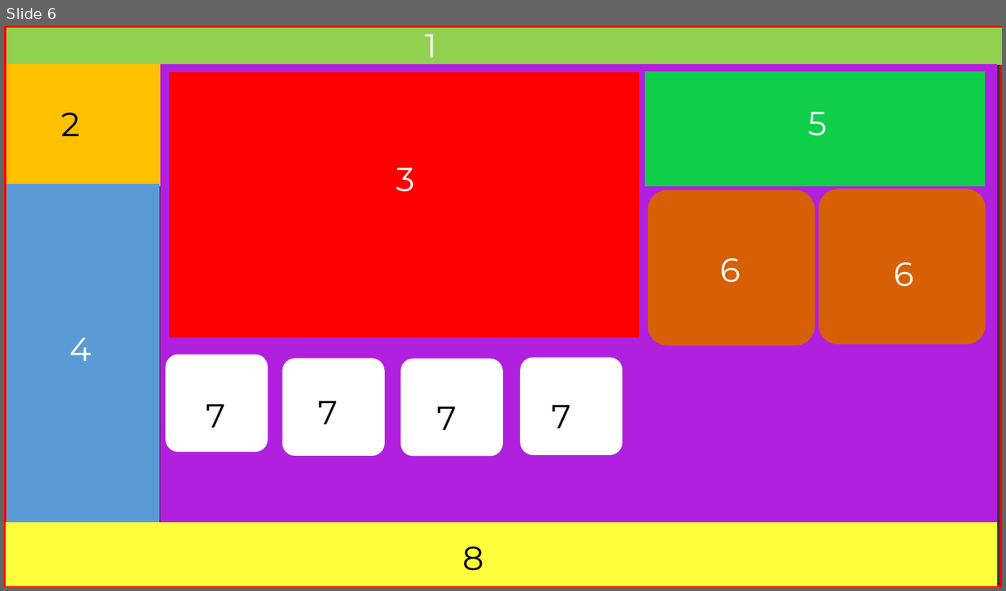
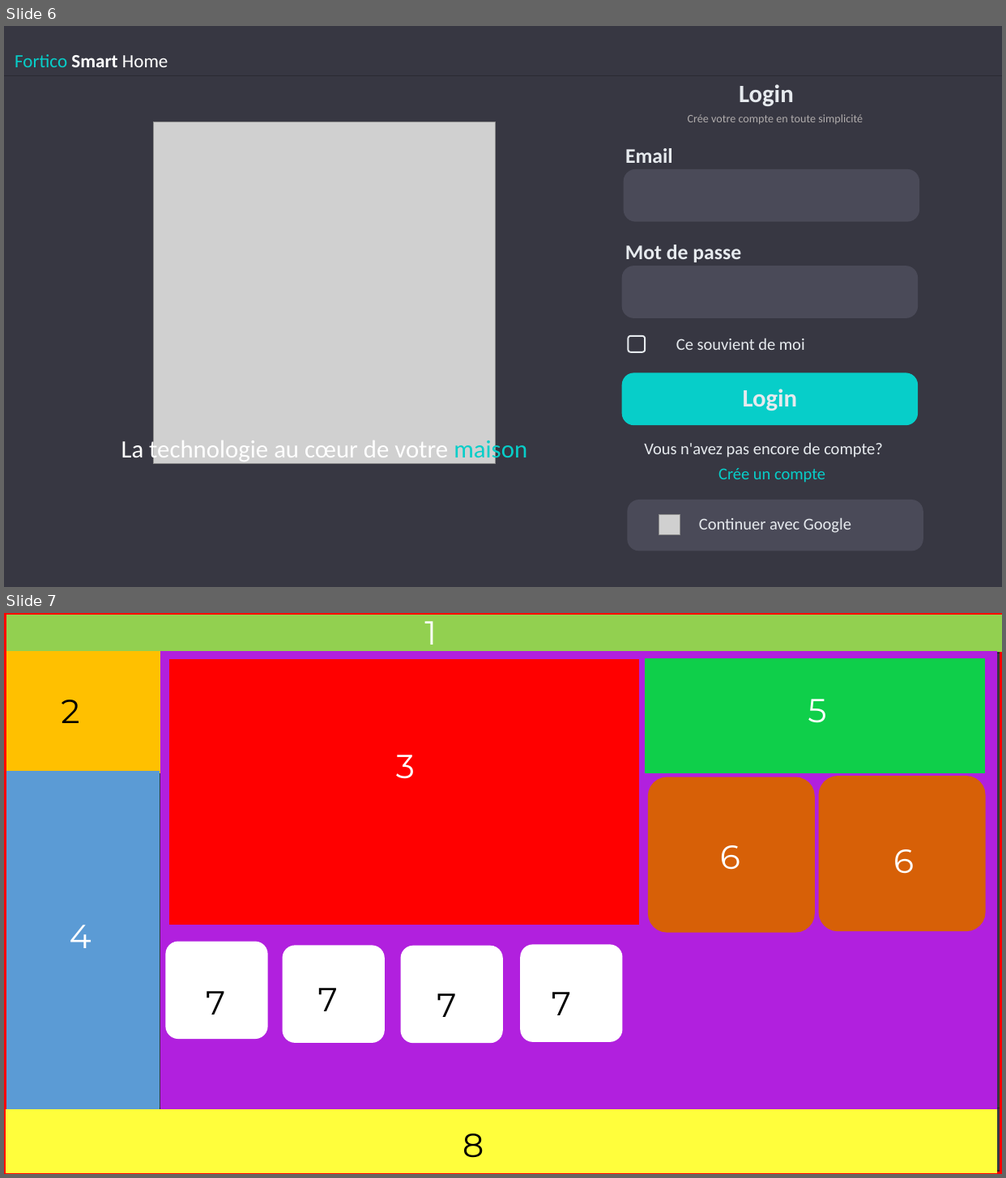
Before and after one commit to Fortuno-tech/Software, a slide deck: UI-model/UI design Fortico.pptx. Shown one above the other, each under a label of ours: slide 6 before the commit, slides 6 and 7 after it. The pictures are 1006x591 and 1006x1178 pixels, drawn with LibreOffice and Linux fonts; fonts in the diff are those of the drawing; grey boxes stand for pictures. Boxes give left, top, right and bottom in pixels: in the first picture for what was removed or moved away, otherwise in the second. Text is boxed around its words. In the diff, an @@ line names an element or a change of style, - is before the commit and + after.

Commit message:
Ajout icones dans Dossier Icones et Création design Login dans UI-Model

```diff
--- a/UI-model/UI design Fortico.pptx
+++ b/UI-model/UI design Fortico.pptx
@@ slide 6 added at (x1=4, y1=26, x2=1002, y2=587), background #FFFFFF @@
@@ rectangle added at (x1=4, y1=26, x2=1002, y2=587), fill #373742 @@
@@ text added at (x1=15, y1=54, x2=168, y2=67), 18 pt, text #FFFFFF @@
+Fortico Smart Home
@@ line added from (4, 76) to (1002, 76), #2A2A32 0.5 pt @@
@@ text added at (x1=739, y1=84, x2=794, y2=106), 24 pt, text #E6EAEE, bold @@
+Login
@@ picture added at (x1=154, y1=122, x2=496, y2=464) @@
@@ text added at (x1=688, y1=114, x2=863, y2=124), 11 pt, text #AFABAB @@
+Crée votre compte en toute simplicité
@@ rounded rectangle added at (x1=624, y1=169, x2=920, y2=221), fill #4A4A58 @@
@@ text added at (x1=625, y1=148, x2=673, y2=163), 20 pt, text #E6EAEE, bold @@
+Email
@@ rounded rectangle added at (x1=621, y1=267, x2=918, y2=318), fill #4A4A58 @@
@@ text added at (x1=625, y1=245, x2=741, y2=263), 20 pt, text #E6EAEE, bold @@
+Mot de passe
@@ rounded rectangle added at (x1=629, y1=336, x2=646, y2=352), outline #E6EAEE 1.5 pt @@
@@ text added at (x1=676, y1=338, x2=805, y2=350), 16 pt, text #E6EAEE @@
+Ce souvient de moi
@@ rounded rectangle added at (x1=621, y1=373, x2=918, y2=426), fill #07CEC9 @@
@@ text added at (x1=743, y1=389, x2=798, y2=412), 24 pt, text #E6EAEE, bold @@
+Login
@@ text added at (x1=121, y1=437, x2=527, y2=464), 24 pt, text #FFFFFF @@
+La technologie au cœur de votre maison
@@ text added at (x1=644, y1=442, x2=883, y2=458), 16 pt, text #E6EAEE @@
+Vous n'avez pas encore de compte?
@@ text added at (x1=718, y1=468, x2=825, y2=483), 16 pt, text #07CEC9 @@
+Crée un compte
@@ rounded rectangle added at (x1=628, y1=500, x2=924, y2=552), fill #4A4A58 @@
@@ picture added at (x1=659, y1=515, x2=680, y2=535) @@
@@ text added at (x1=699, y1=518, x2=851, y2=533), 16 pt, text #E6EAEE @@
+Continuer avec Google
@@ what was slide 6 is now slide 7 @@
```
Also in this commit, not shown: 9 other files.
